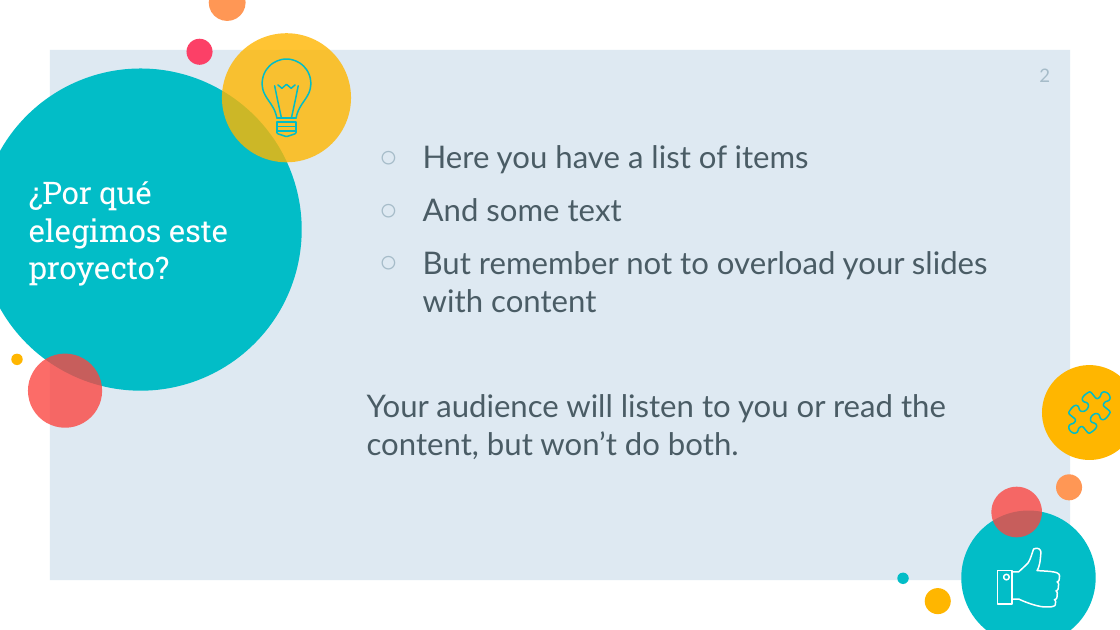
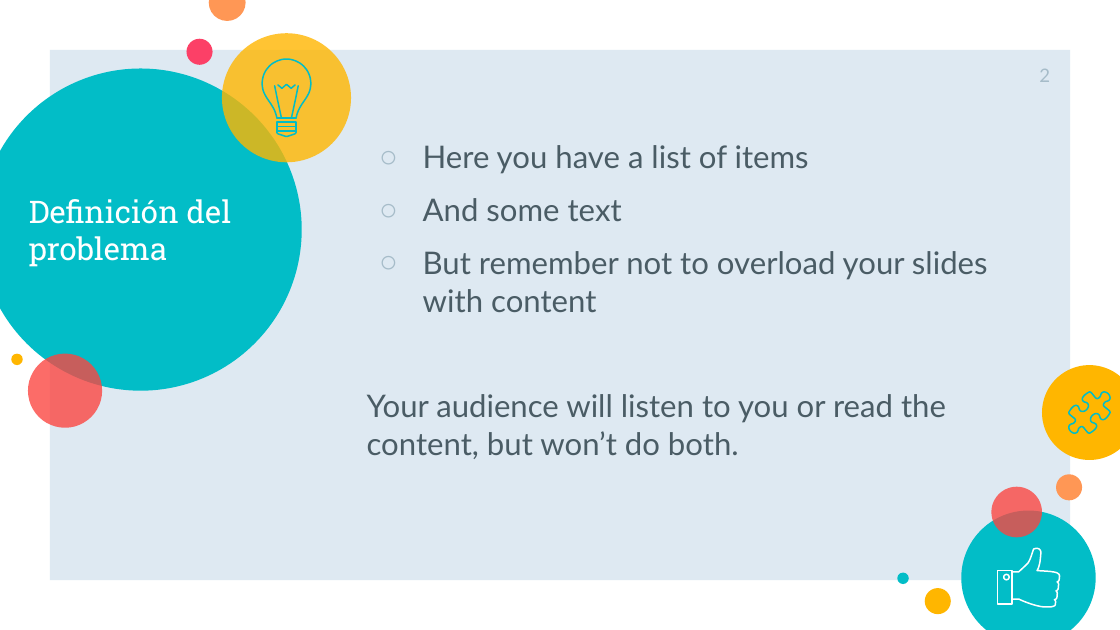
Before and after one commit to JETC-98/OOP, a slide deck: slide 2 of Docs/PrimeraEntrega.pptx. Drawn at 1120x630 pixels with LibreOffice and Linux fonts; fonts in the diff are those of the drawing. Boxes give left, top, right and bottom in pixels: in the first picture for what was removed or moved away, otherwise in the second. Text is boxed around its words. In the diff, an @@ line names an element or a change of style, - is before the commit and + after.

```diff
--- a/Docs/PrimeraEntrega.pptx
+++ b/Docs/PrimeraEntrega.pptx
@@ title at [29,199,231,267]: text changed @@
-¿Por qué elegimos este proyecto?
+Definición del problema
```
Also in this commit, not shown: 2 other slides changed, 5 slides added, 4 slides removed.
